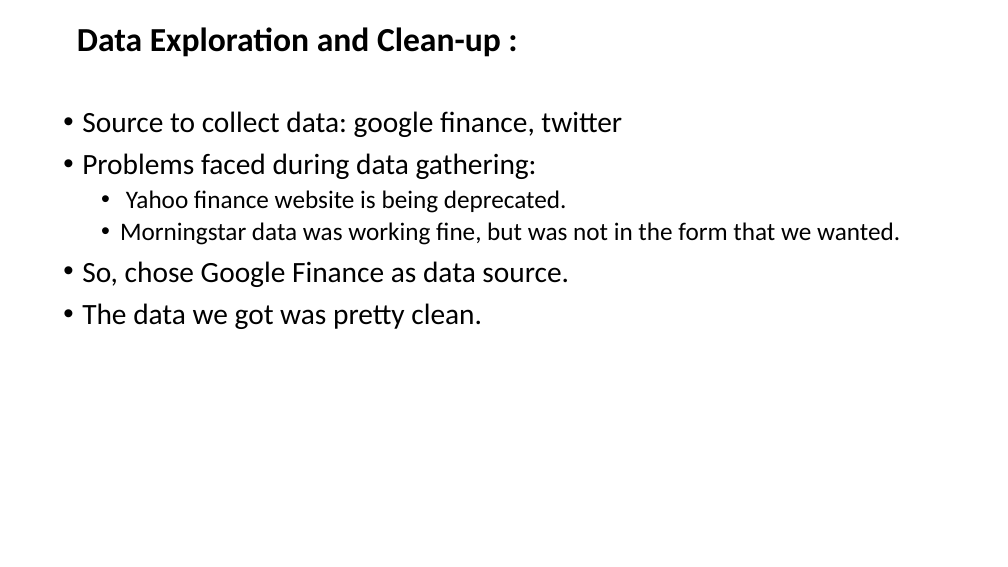
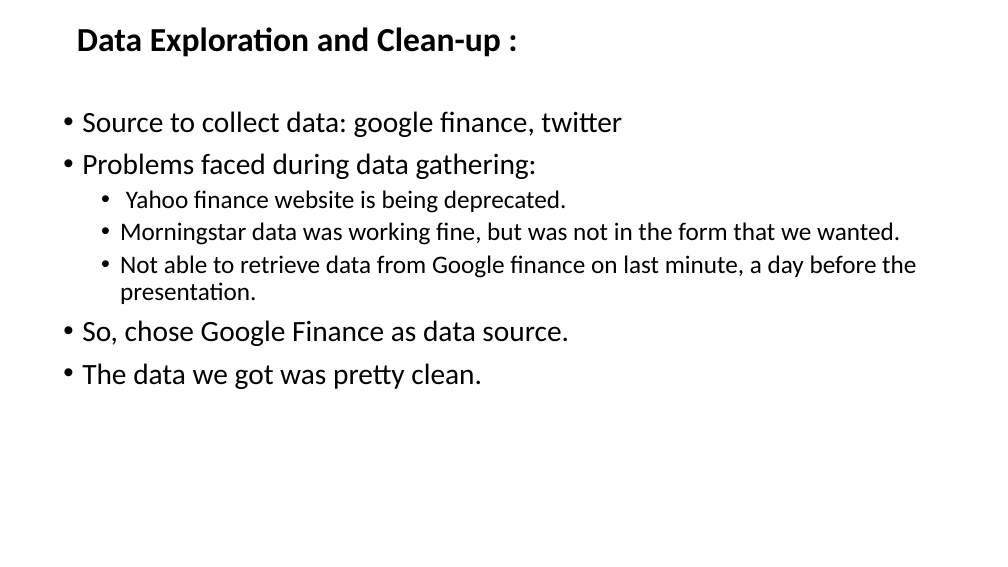
Before and after one commit to gayatripingale/Stocks-Project, a slide deck: slide 4 of Stock_Price_Analysis .pptx. Drawn at 1008x567 pixels with LibreOffice and Linux fonts; fonts in the diff are those of the drawing. Boxes give left, top, right and bottom in pixels: in the first picture for what was removed or moved away, otherwise in the second. Text is boxed around its words. In the diff, an @@ line names an element or a change of style, - is before the commit and + after.

Commit message:
Adding more ppt

```diff
--- a/Stock_Price_Analysis .pptx
+++ b/Stock_Price_Analysis .pptx
@@ text at box(120, 255, 916, 304): paragraph added @@
+  • Not able to retrieve data from Google finance on last minute, a day before the presentation.
```
Also in this commit, not shown: 2 other slides changed, 6 slides added, 1 slide removed, 26 other files.
